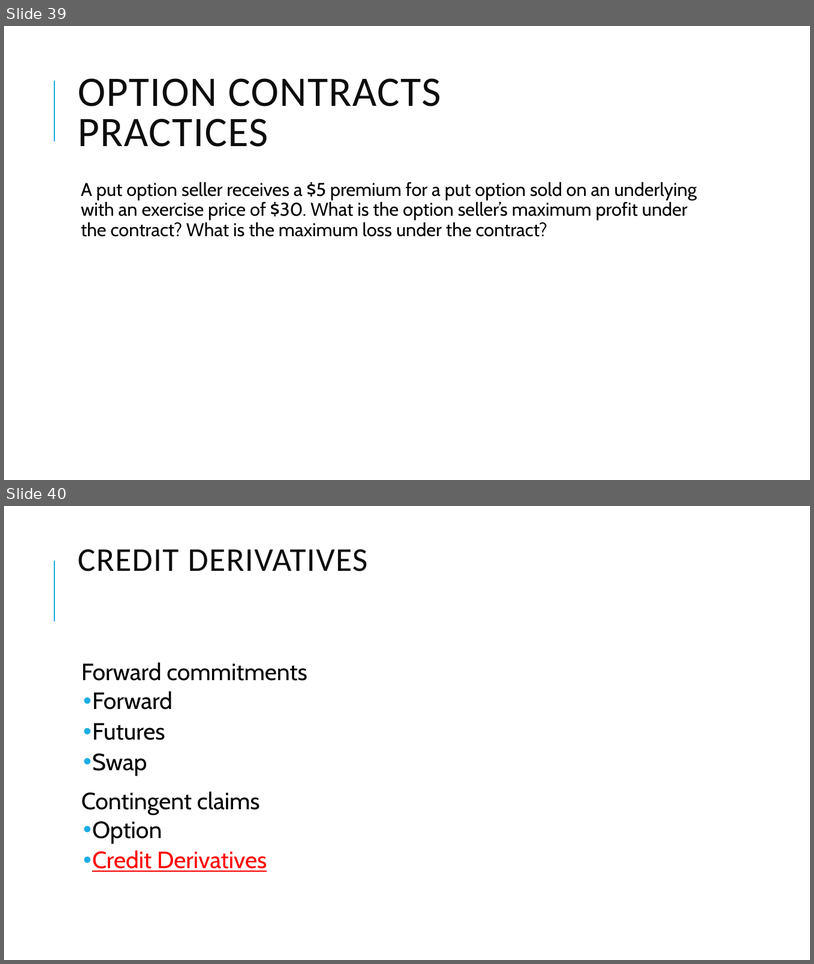
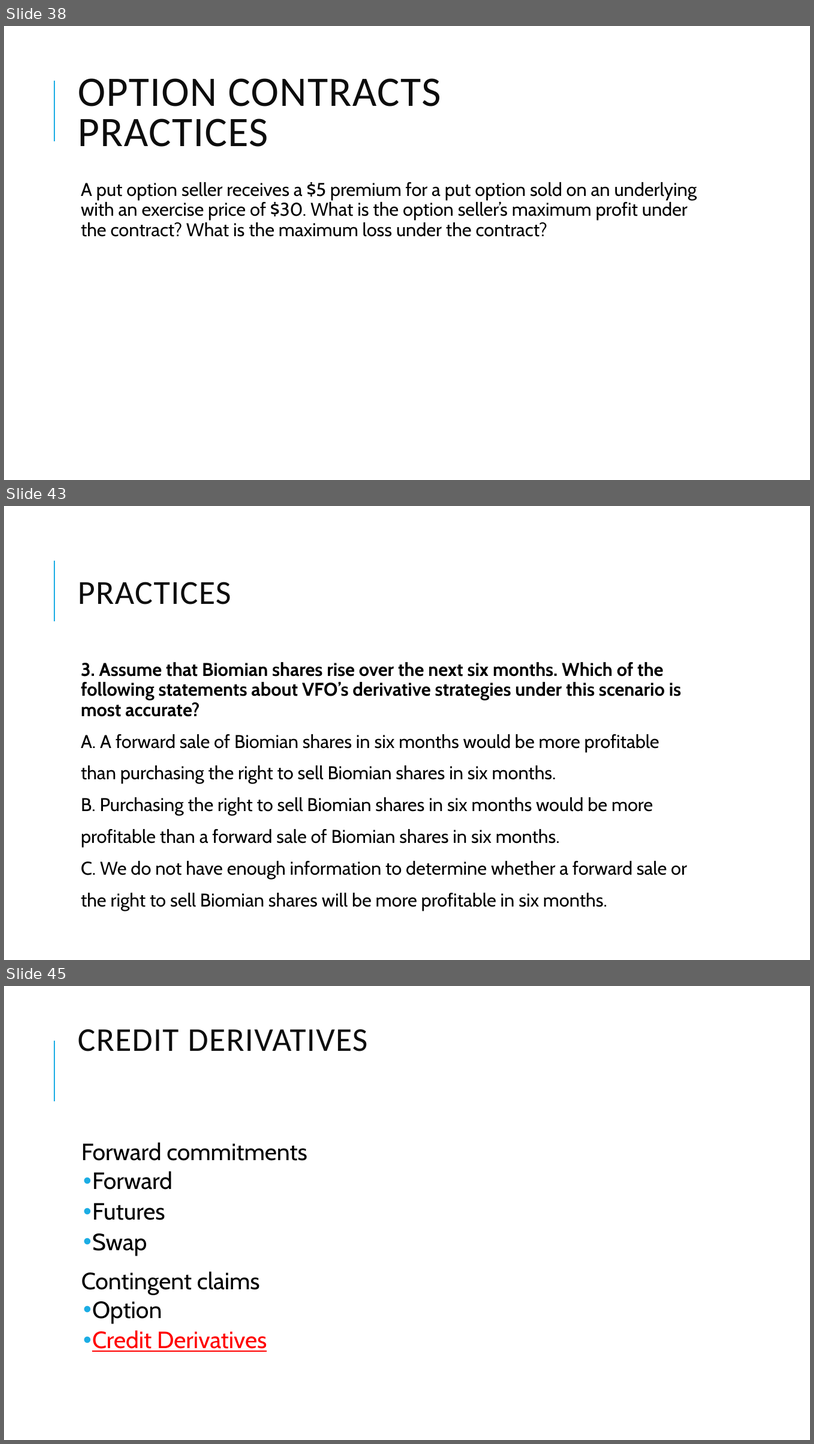
Before and after one commit to Isco0530/data, a slide deck: Derivatives.pptx. Shown one above the other, each under a label of ours: slides 39 and 40 before the commit, slides 38, 43 and 45 after it; the slides between them are not shown. The pictures are 814x964 and 814x1444 pixels, drawn with LibreOffice and Linux fonts; fonts in the diff are those of the drawing; background and template pictures are left out. Boxes give left, top, right and bottom in pixels: in the first picture for what was removed or moved away, otherwise in the second. Text is boxed around its words. In the diff, an @@ line names an element or a change of style, - is before the commit and + after.

```diff
--- a/Derivatives.pptx
+++ b/Derivatives.pptx
@@ slide 43 added at (4, 506, 810, 960), background #FFFFFF; not listed: 1 template element that a slide beside it also shows @@
@@ title added at (78, 582, 231, 604), 40 pt, text #0D0D0D @@
+PRACTICES
@@ text added at (81, 662, 687, 910), 22 pt, text #000000 @@
+  3. Assume that Biomian shares rise over the next six months. Which of the following statements about VFO’s derivative strategies under this scenario is most accurate?
+  A. A forward sale of Biomian shares in six months would be more profitable
+  than purchasing the right to sell Biomian shares in six months.
+  B. Purchasing the right to sell Biomian shares in six months would be more
+  profitable than a forward sale of Biomian shares in six months.
+  C. We do not have enough information to determine whether a forward sale or
+  the right to sell Biomian shares will be more profitable in six months.
@@ what was slide 39 is now slide 38 @@
@@ what was slide 40 is now slide 45 @@
```
Also in this commit, not shown: 10 slides changed, 4 other slides added, 7 slides removed.
